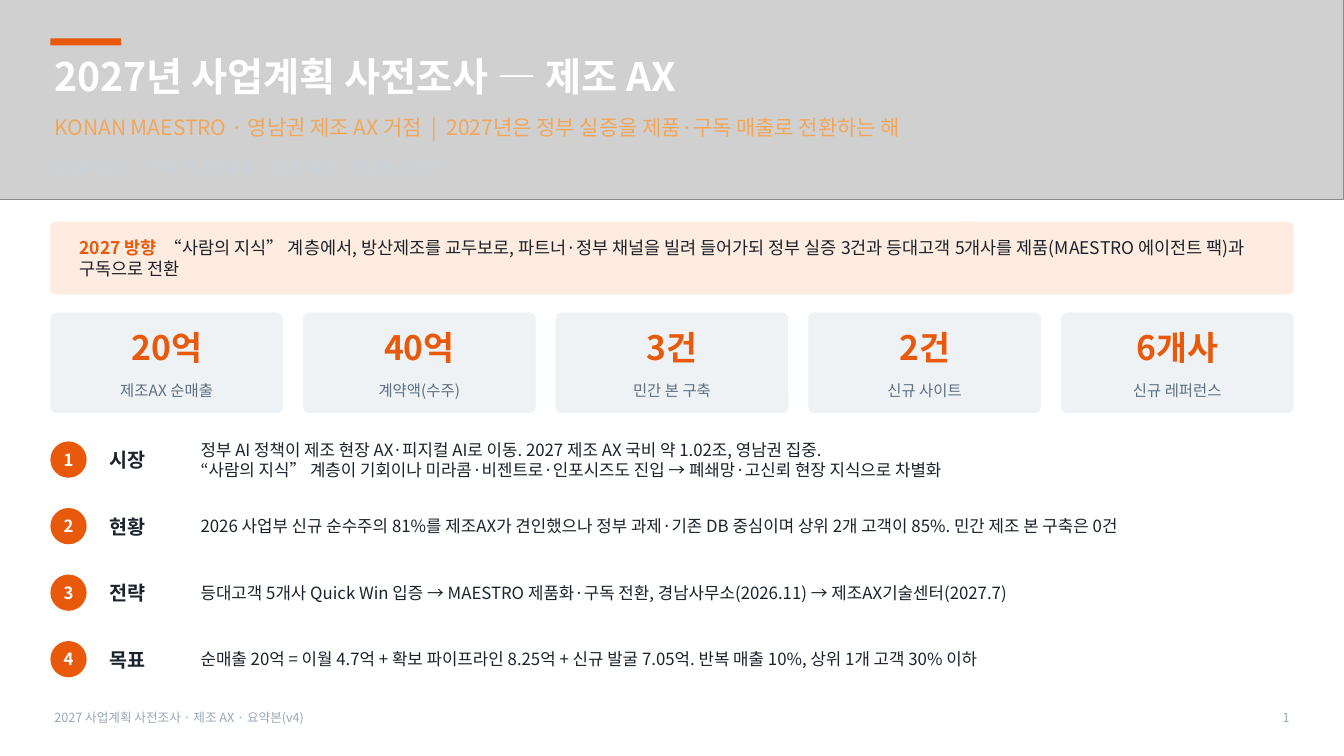
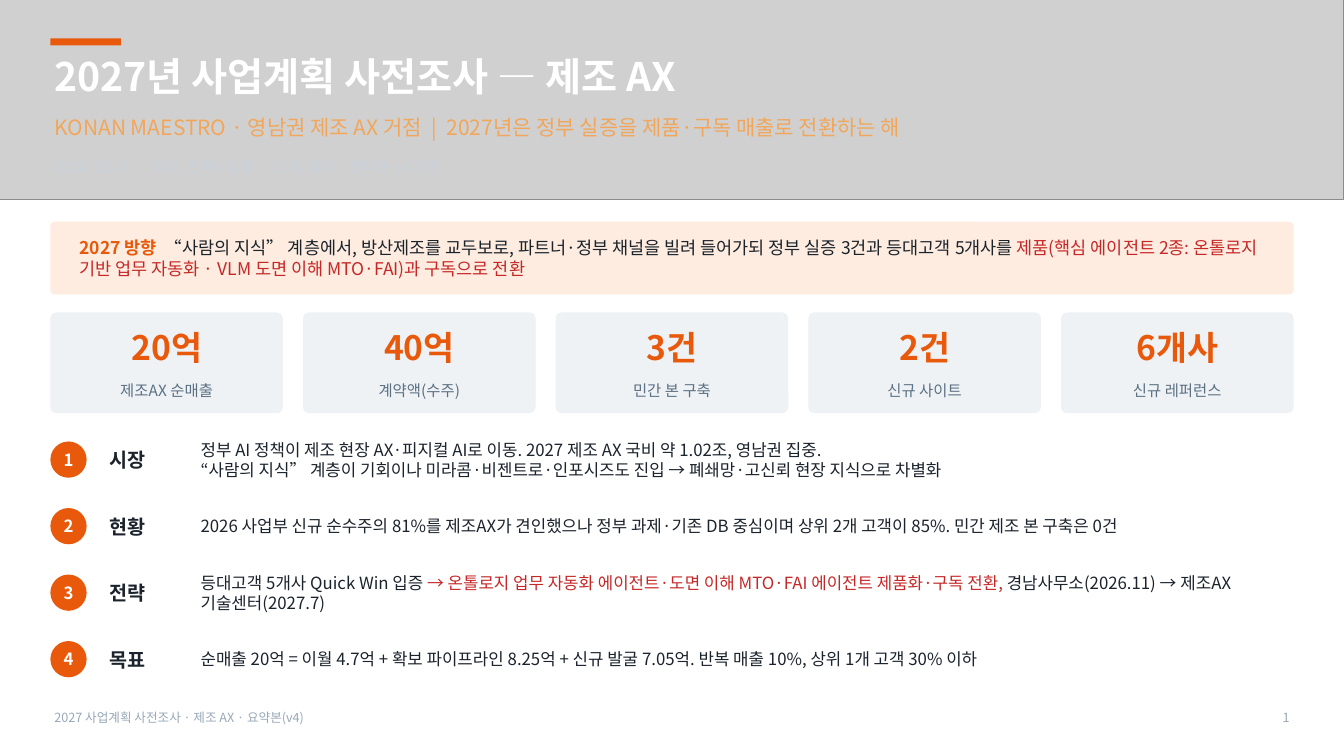
Before and after one commit to Jacob-Yeom/claude, a slide deck: slide 2 of output/2027_mfg_AX_summary_v4_1_product_roadmap_supplement.pptx. Drawn at 1344x756 pixels with LibreOffice and Linux fonts; fonts in the diff are those of the drawing; grey boxes stand for pictures. Boxes give left, top, right and bottom in pixels: in the first picture for what was removed or moved away, otherwise in the second. Text is boxed around its words. In the diff, an @@ line names an element or a change of style, - is before the commit and + after.

```diff
--- a/output/2027_mfg_AX_summary_v4_1_product_roadmap_supplement.pptx
+++ b/output/2027_mfg_AX_summary_v4_1_product_roadmap_supplement.pptx
@@ text at box(80, 239, 1258, 279): text changed @@
-2027 방향 “사람의 지식” 계층에서, 방산제조를 교두보로, 파트너·정부 채널을 빌려 들어가되 정부 실증 3건과 등대고객 5개사를 제품(MAESTRO 에이전트 팩)과 구독으로 전환
+2027 방향 “사람의 지식” 계층에서, 방산제조를 교두보로, 파트너·정부 채널을 빌려 들어가되 정부 실증 3건과 등대고객 5개사를 제품(핵심 에이전트 2종: 온톨로지 기반 업무 자동화 · VLM 도면 이해 MTO·FAI)과 구독으로 전환
@@ text at box(201, 575, 1231, 612): text changed @@
-등대고객 5개사 Quick Win 입증 → MAESTRO 제품화·구독 전환, 경남사무소(2026.11) → 제조AX기술센터(2027.7)
+등대고객 5개사 Quick Win 입증 → 온톨로지 업무 자동화 에이전트·도면 이해 MTO·FAI 에이전트 제품화·구독 전환, 경남사무소(2026.11) → 제조AX기술센터(2027.7)
```
Also in this commit, not shown: 9 other slides changed, 2 other files.
